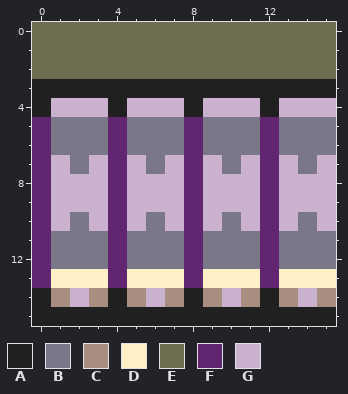
Pixel-art sprite -- images/props/dungeon-conveyor-belt-top.png. Above: the version before the commit.
The file is 16x16 pixels.
Palette (. is transparent): A #212021  B #797788  C #a88e81  D #ffefc6  E #6f6d51  F #622671  G #cab1cd
Now the later version:
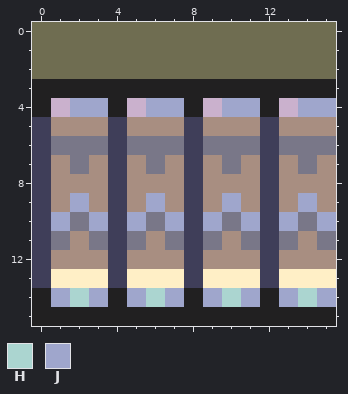
Colours new in this view: H #abd5d0  J #9fa6cc
Author's note on the commit: Better appearance for conveyor-belts.
Change:
{"colour":"F","old":"#622671","new":"#3f3e59"}
{"y":4,"x":2,"old":"GG","new":"JJ"}
{"y":4,"x":6,"old":"GG","new":"JJ"}
{"y":4,"x":10,"old":"GG","new":"JJ"}
{"y":4,"x":14,"old":"GG","new":"JJ"}
{"y":5,"x":1,"old":"BBB","new":"CCC"}
{"y":5,"x":5,"old":"BBB","new":"CCC"}
{"y":5,"x":9,"old":"BBB","new":"CCC"}
{"y":5,"x":13,"old":"BBB","new":"CCC"}
{"y":7,"x":1,"old":"G","new":"C"}
{"y":7,"x":3,"old":"G","new":"C"}
{"y":7,"x":5,"old":"G","new":"C"}
{"y":7,"x":7,"old":"G","new":"C"}
{"y":7,"x":9,"old":"G","new":"C"}
{"y":7,"x":11,"old":"G","new":"C"}
{"y":7,"x":13,"old":"G","new":"C"}
{"y":7,"x":15,"old":"G","new":"C"}
{"y":8,"x":1,"old":"GGG","new":"CCC"}
{"y":8,"x":5,"old":"GGG","new":"CCC"}
{"y":8,"x":9,"old":"GGG","new":"CCC"}
{"y":8,"x":13,"old":"GGG","new":"CCC"}
{"y":9,"x":1,"old":"GGG","new":"CJC"}
{"y":9,"x":5,"old":"GGG","new":"CJC"}
{"y":9,"x":9,"old":"GGG","new":"CJC"}
{"y":9,"x":13,"old":"GGG","new":"CJC"}
{"y":10,"x":1,"old":"G","new":"J"}
{"y":10,"x":3,"old":"G","new":"J"}
{"y":10,"x":5,"old":"G","new":"J"}
{"y":10,"x":7,"old":"G","new":"J"}
{"y":10,"x":9,"old":"G","new":"J"}
{"y":10,"x":11,"old":"G","new":"J"}
{"y":10,"x":13,"old":"G","new":"J"}
{"y":10,"x":15,"old":"G","new":"J"}
{"y":11,"x":2,"old":"B","new":"C"}
{"y":11,"x":6,"old":"B","new":"C"}
{"y":11,"x":10,"old":"B","new":"C"}
{"y":11,"x":14,"old":"B","new":"C"}
{"y":12,"x":1,"old":"BBB","new":"CCC"}
{"y":12,"x":5,"old":"BBB","new":"CCC"}
{"y":12,"x":9,"old":"BBB","new":"CCC"}
{"y":12,"x":13,"old":"BBB","new":"CCC"}
{"y":14,"x":1,"old":"CGC","new":"JHJ"}
{"y":14,"x":5,"old":"CGC","new":"JHJ"}
{"y":14,"x":9,"old":"CGC","new":"JHJ"}
{"y":14,"x":13,"old":"CGC","new":"JHJ"}
{"label":"changed","picture_box":[32,98,336,307]}
